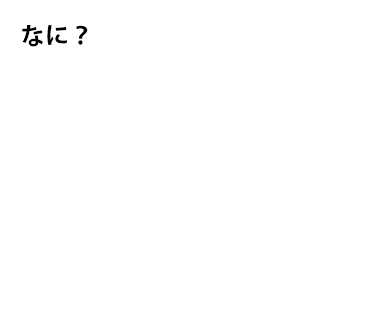
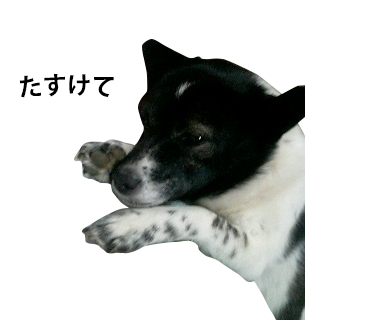
Layered file, before and after one edit (370 × 320). Changes by layer:
renamed "なに？" to "たすけて", painted on it over left=19, top=25, right=114, bottom=98
added layer "携帯 003" above "シェイプ 1" over left=65, top=25, right=305, bottom=320
added layer "シェイプ 1" above "基準" over left=74, top=39, right=305, bottom=320
